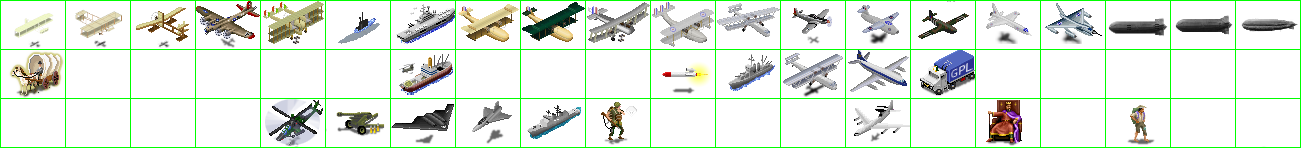
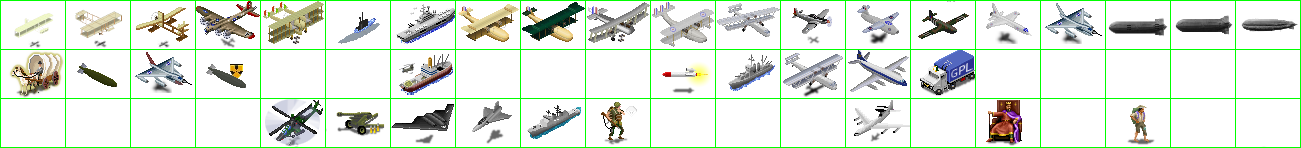
Layers edited between the first and the second 1301 x 148 image:
painted on "units" over [77,52,246,93]
